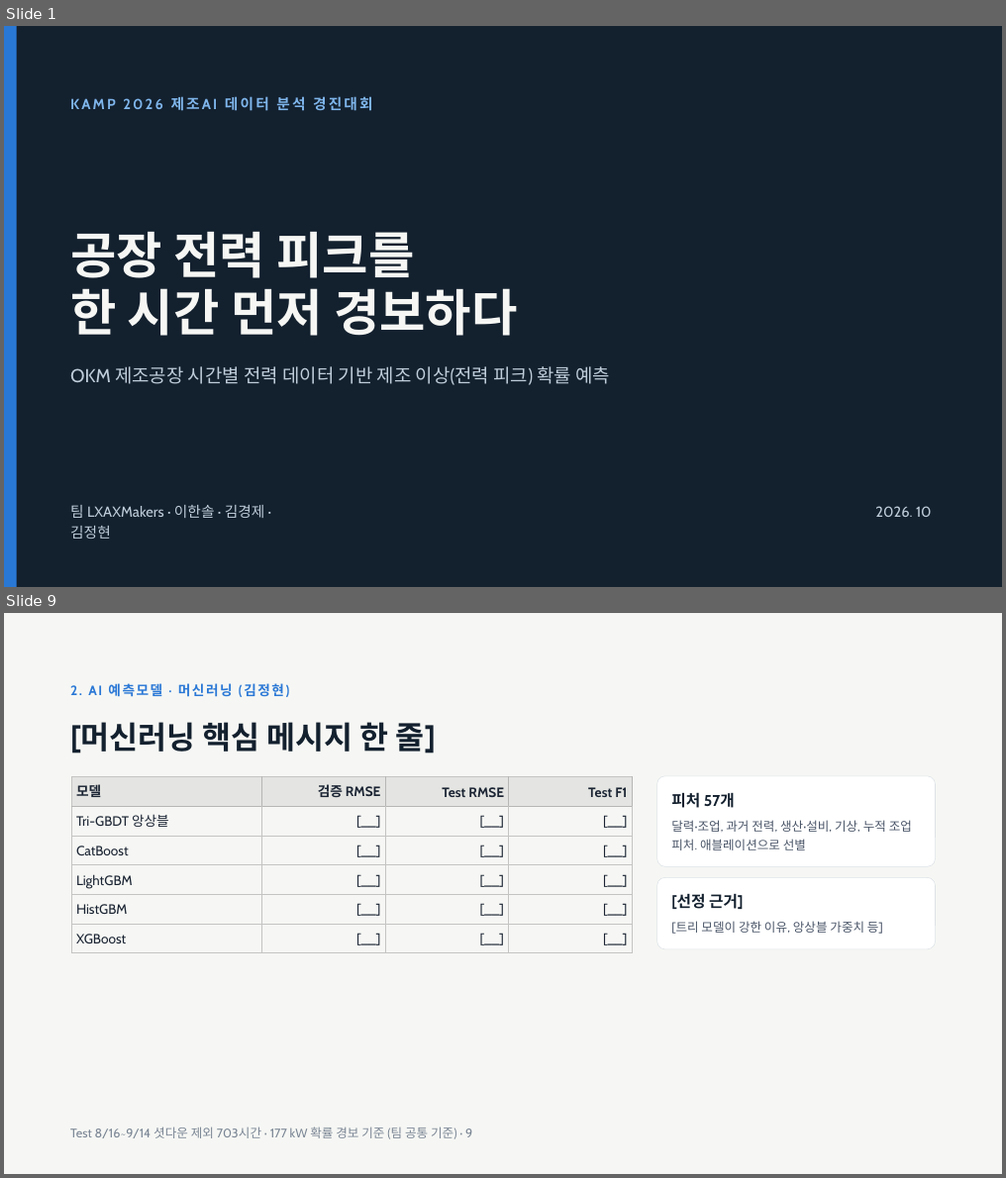
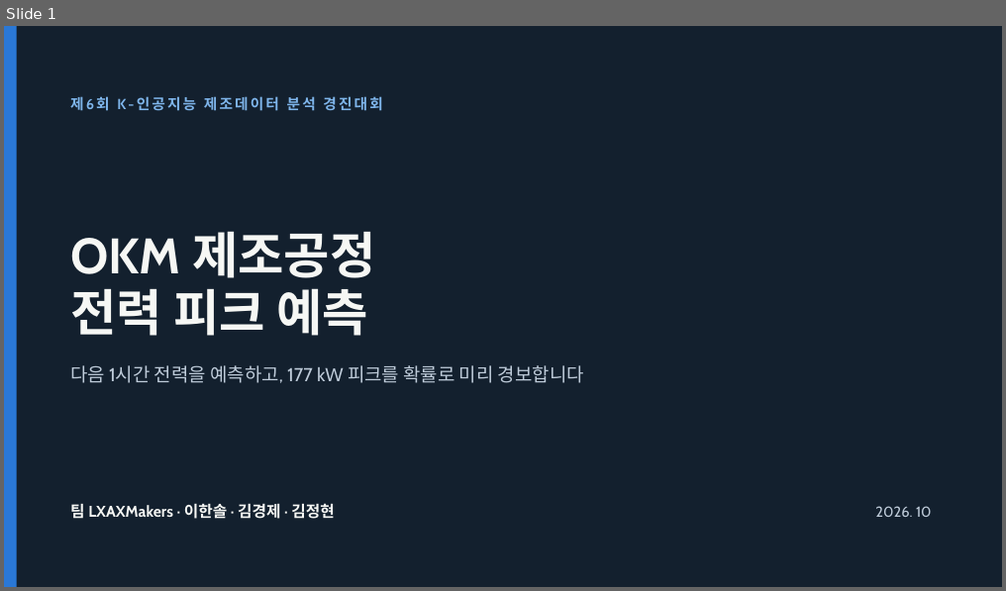
Before and after one commit to jgi0117/KAMP-Competition, a slide deck: docs/presentation/OKM 전력 피크 예측 발표.pptx. Shown one above the other, each under a label of ours: slides 1 and 9 before the commit, slide 1 after it; the slides between them are not shown. The pictures are 1006x1178 and 1006x591 pixels, drawn with LibreOffice and Linux fonts; fonts in the diff are those of the drawing. Boxes give left, top, right and bottom in pixels: in the first picture for what was removed or moved away, otherwise in the second. Text is boxed around its words. In the diff, an @@ line names an element or a change of style, - is before the commit and + after.

```diff
--- a/docs/presentation/OKM 전력 피크 예측 발표.pptx
+++ b/docs/presentation/OKM 전력 피크 예측 발표.pptx
@@ slide 9 removed at [4,613,1002,1174], background #F6F7F4 @@
@@ text removed at [70,683,284,697] @@
-2. AI 예측모델 · 머신러닝 (김정현)
@@ title removed at [70,722,436,754] @@
-[머신러닝 핵심 메시지 한 줄]
@@ table removed at [71,777,633,954], 6 rows, 4 columns @@
-모델 | 검증 RMSE | Test RMSE | Test F1
-Tri-GBDT 앙상블 | [__] | [__] | [__]
-CatBoost | [__] | [__] | [__]
-LightGBM | [__] | [__] | [__]
-HistGBM | [__] | [__] | [__]
-XGBoost | [__] | [__] | [__]
@@ rounded rectangle removed at [657,776,936,866] @@
@@ text removed at [671,792,735,808] @@
-피처 57개
@@ text removed at [671,820,912,851] @@
-달력·조업, 과거 전력, 생산·설비, 기상, 누적 조업 피처. 애블레이션으로 선별
@@ rounded rectangle removed at [657,878,936,950] @@
@@ text removed at [671,894,743,909] @@
-[선정 근거]
@@ text removed at [671,921,883,934] @@
-[트리 모델이 강한 이유, 앙상블 가중치 등]
@@ text removed at [70,1127,472,1140] @@
-Test 8/16~9/14 셧다운 제외 703시간 · 177 kW 확률 경보 기준 (팀 공통 기준) · 9
@@ slide 1 changed as well @@
@@ text at [70,96,383,111]: text changed @@
-KAMP 2026 제조AI 데이터 분석 경진대회
+제6회 K-인공지능 제조데이터 분석 경진대회
@@ title at [70,231,375,336]: text changed @@
-공장 전력 피크를
-한 시간 먼저 경보하다
+OKM 제조공정
+전력 피크 예측
@@ text at [70,366,584,383]: text changed @@
-OKM 제조공장 시간별 전력 데이터 기반 제조 이상(전력 피크) 확률 예측
+다음 1시간 전력을 예측하고, 177 kW 피크를 확률로 미리 경보합니다
@@ text "팀 LXAXMakers · 이한솔 · ..." at [70,503,334,519]: size 14 to 15 pt, text colour #BFCCDA to #F6F7F4, bold on; line spacing 19.6pt to 21pt @@
```
Also in this commit, not shown: 3 other slides changed, 22 slides added, 15 other slides removed.
